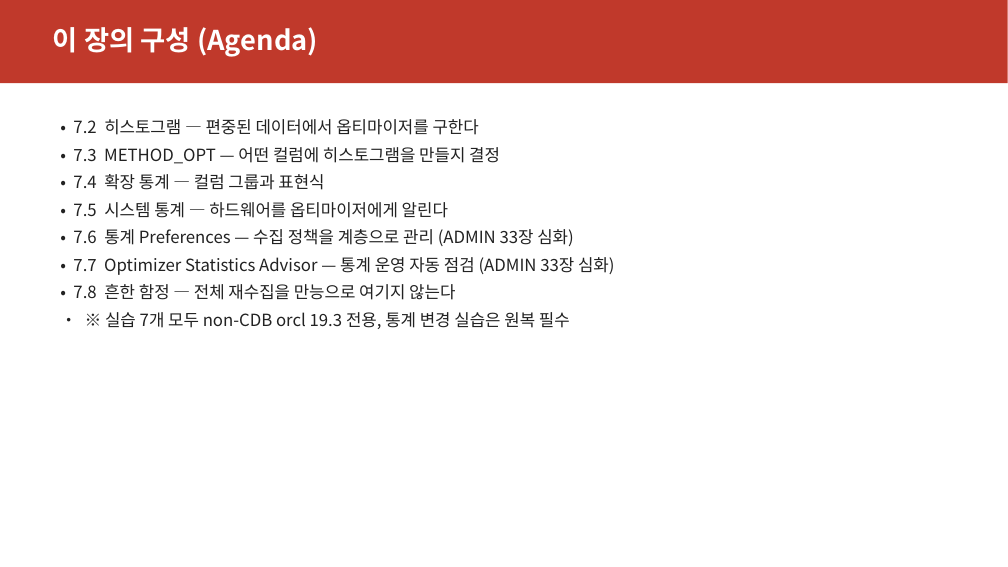
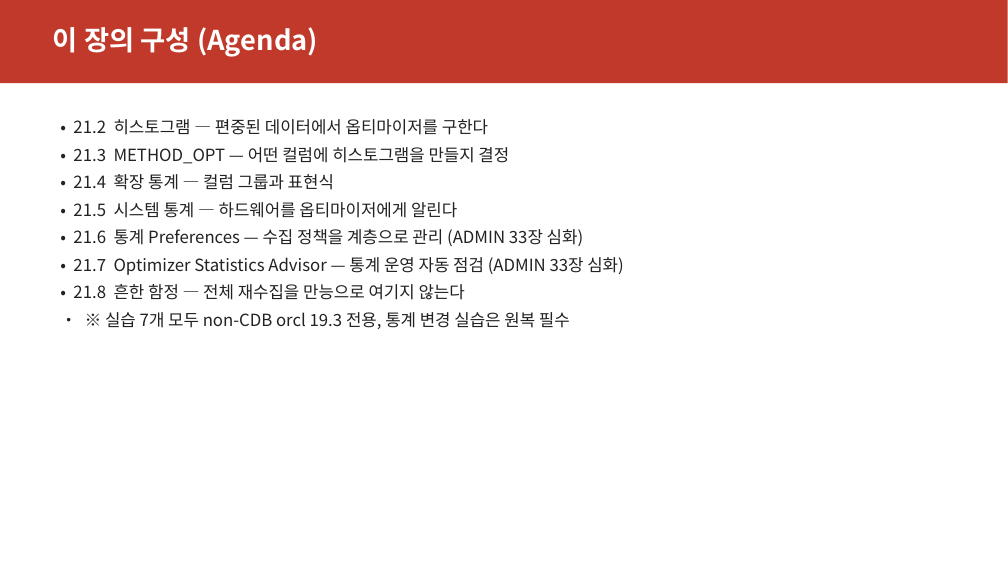
Before and after one commit to elpisk/OracleManual, a slide deck: slide 3 of DBTUNING/ch21_통계수집_히스토그램확장시스템/ch21_통계수집_히스토그램과확장통계.pptx. Drawn at 1008x567 pixels with LibreOffice and Linux fonts; fonts in the diff are those of the drawing. Boxes give left, top, right and bottom in pixels: in the first picture for what was removed or moved away, otherwise in the second. Text is boxed around its words. In the diff, an @@ line names an element or a change of style, - is before the commit and + after.

```diff
--- a/DBTUNING/ch21_통계수집_히스토그램확장시스템/ch21_통계수집_히스토그램과확장통계.pptx
+++ b/DBTUNING/ch21_통계수집_히스토그램확장시스템/ch21_통계수집_히스토그램과확장통계.pptx
@@ text at <box>73,119,624,300</box>: text changed @@
-• 7.2 히스토그램 — 편중된 데이터에서 옵티마이저를 구한다
-• 7.3 METHOD_OPT — 어떤 컬럼에 히스토그램을 만들지 결정
-• 7.4 확장 통계 — 컬럼 그룹과 표현식
-• 7.5 시스템 통계 — 하드웨어를 옵티마이저에게 알린다
-• 7.6 통계 Preferences — 수집 정책을 계층으로 관리 (ADMIN 33장 심화)
-• 7.7 Optimizer Statistics Advisor — 통계 운영 자동 점검 (ADMIN 33장 심화)
-• 7.8 흔한 함정 — 전체 재수집을 만능으로 여기지 않는다
+• 21.2 히스토그램 — 편중된 데이터에서 옵티마이저를 구한다
+• 21.3 METHOD_OPT — 어떤 컬럼에 히스토그램을 만들지 결정
+• 21.4 확장 통계 — 컬럼 그룹과 표현식
+• 21.5 시스템 통계 — 하드웨어를 옵티마이저에게 알린다
+• 21.6 통계 Preferences — 수집 정책을 계층으로 관리 (ADMIN 33장 심화)
+• 21.7 Optimizer Statistics Advisor — 통계 운영 자동 점검 (ADMIN 33장 심화)
+• 21.8 흔한 함정 — 전체 재수집을 만능으로 여기지 않는다
```
Also in this commit, not shown: 7 other slides changed, 39 other files.
